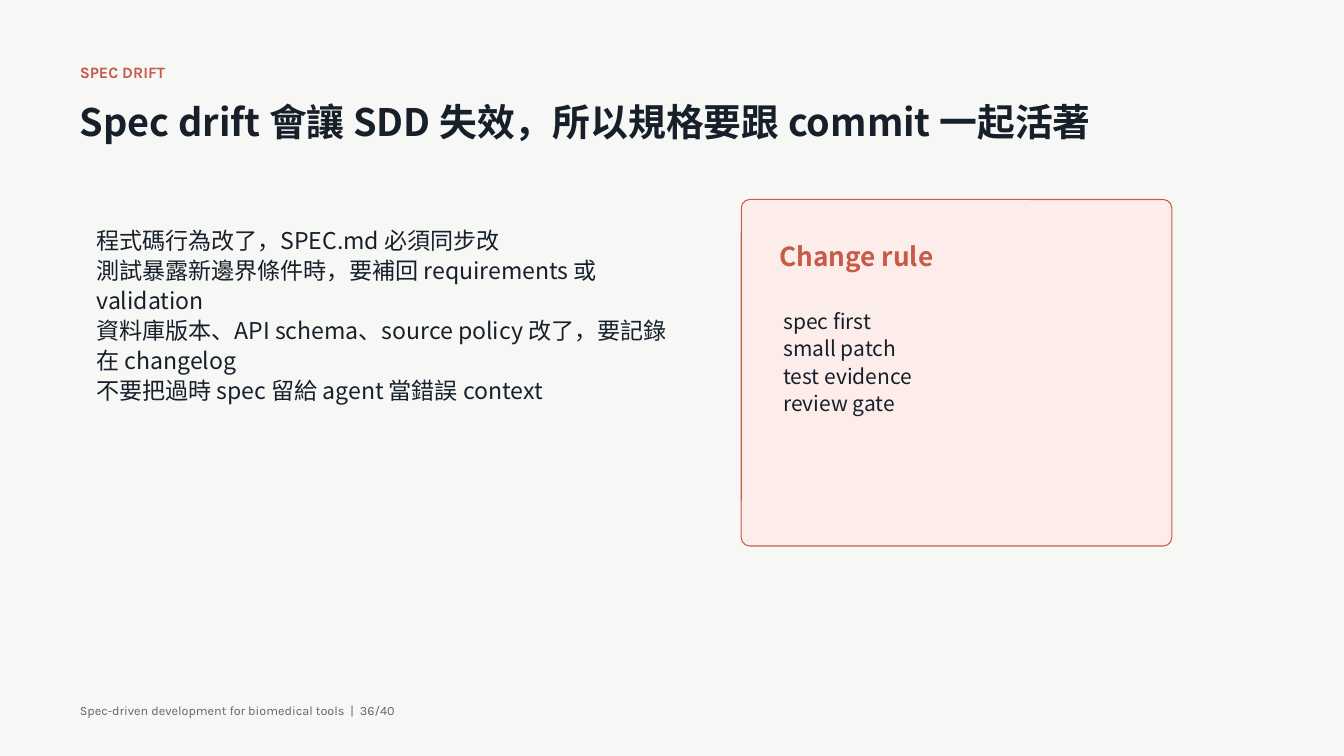
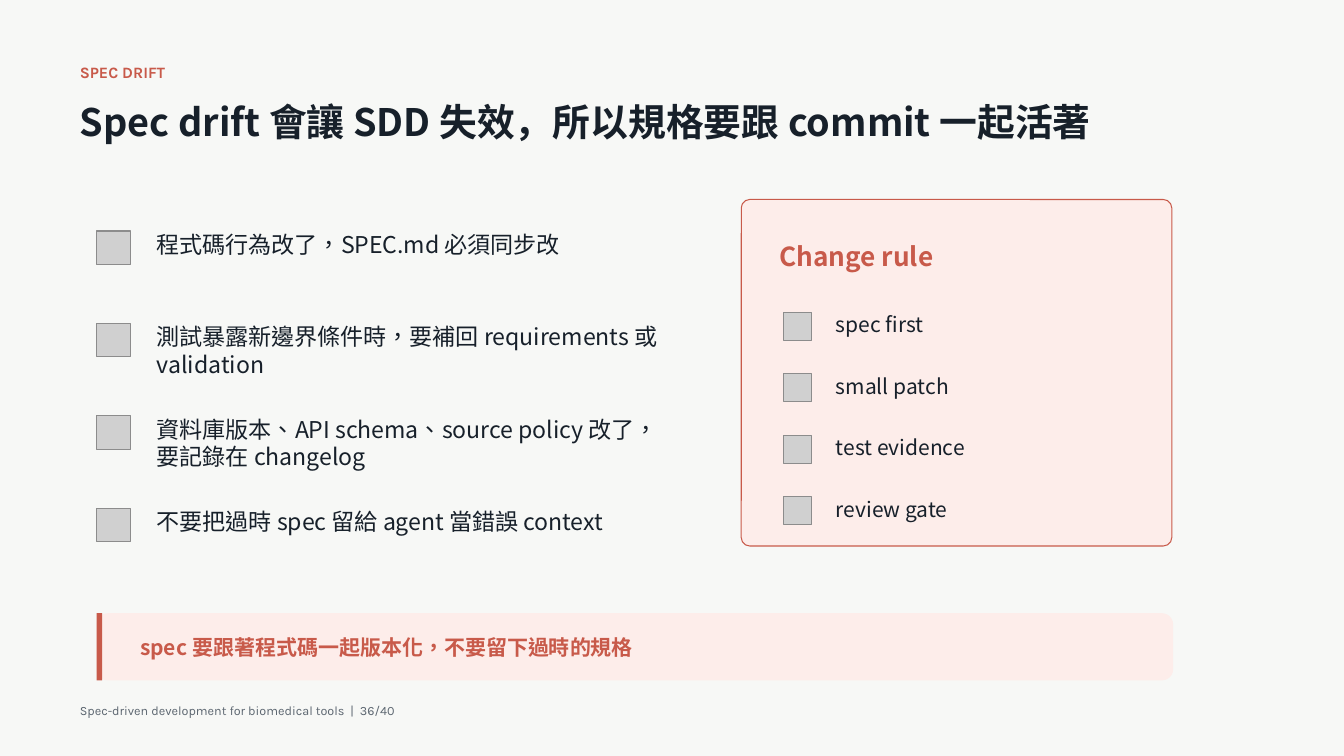
Before and after one commit to godkin1211/LLM_applications_on_BioMedicalData, a slide deck: slide 36 of slides/lesson-08-spec-driven-development-biomedical-tools.pptx. Drawn at 1344x756 pixels with LibreOffice and Linux fonts; fonts in the diff are those of the drawing; grey boxes stand for pictures. Boxes give left, top, right and bottom in pixels: in the first picture for what was removed or moved away, otherwise in the second. Text is boxed around its words. In the diff, an @@ line names an element or a change of style, - is before the commit and + after.

```diff
--- a/slides/lesson-08-spec-driven-development-biomedical-tools.pptx
+++ b/slides/lesson-08-spec-driven-development-biomedical-tools.pptx
@@ text at (x1=97, y1=229, x2=597, y2=310): paragraphs removed @@
-程式碼行為改了，SPEC.md 必須同步改
-測試暴露新邊界條件時，要補回 requirements 或 validation
@@ picture added at (x1=97, y1=231, x2=130, y2=264) @@
@@ text added at (x1=157, y1=233, x2=560, y2=255), 16.5 pt, text #17202A @@
+程式碼行為改了，SPEC.md 必須同步改
@@ picture added at (x1=97, y1=324, x2=130, y2=357) @@
@@ text added at (x1=157, y1=325, x2=657, y2=374), 16.5 pt, text #17202A @@
+測試暴露新邊界條件時，要補回 requirements 或 validation
@@ text at (x1=783, y1=312, x2=871, y2=334): paragraph removed @@
-spec first
@@ picture added at (x1=784, y1=313, x2=813, y2=341) @@
@@ text added at (x1=836, y1=315, x2=924, y2=337), 15 pt, text #17202A @@
+spec first
@@ text at (x1=97, y1=379, x2=543, y2=405): paragraph removed @@
-不要把過時 spec 留給 agent 當錯誤 context
@@ text at (x1=783, y1=367, x2=912, y2=416): paragraphs removed @@
-test evidence
-review gate
@@ picture added at (x1=784, y1=374, x2=813, y2=402) @@
@@ text "small patch" at (x1=836, y1=377, x2=949, y2=399): line spacing 1.08 to 1 @@
@@ text "small patch" moved from (x1=783, y1=312, x2=912, y2=416) to (x1=836, y1=377, x2=949, y2=399) @@
@@ picture added at (x1=97, y1=415, x2=130, y2=449) @@
@@ text "資料庫版本、API schema、source policy 改了，要記錄在 changelog" moved from (x1=97, y1=229, x2=666, y2=405) to (x1=157, y1=418, x2=658, y2=471) @@
@@ text "資料庫版本、API schema、source policy 改了，要記錄在 changelog" at (x1=157, y1=418, x2=658, y2=471): line spacing 1.08 to 1 @@
@@ picture added at (x1=784, y1=436, x2=813, y2=464) @@
@@ text added at (x1=836, y1=438, x2=965, y2=456), 15 pt, text #17202A @@
+test evidence
@@ picture added at (x1=97, y1=508, x2=130, y2=541) @@
@@ picture added at (x1=784, y1=497, x2=813, y2=525) @@
@@ text added at (x1=836, y1=501, x2=947, y2=522), 15 pt, text #17202A @@
+review gate
@@ text added at (x1=157, y1=510, x2=603, y2=536), 16.5 pt, text #17202A @@
+不要把過時 spec 留給 agent 當錯誤 context
@@ rounded rectangle added at (x1=97, y1=613, x2=1174, y2=681), fill #FDEDEA @@
@@ rectangle added at (x1=97, y1=613, x2=103, y2=681), fill #C85A4A @@
@@ text added at (x1=140, y1=637, x2=633, y2=660), 15 pt, text #C85A4A, bold @@
+spec 要跟著程式碼一起版本化，不要留下過時的規格
```
Also in this commit, not shown: 7 other slides changed, 1 other file.
